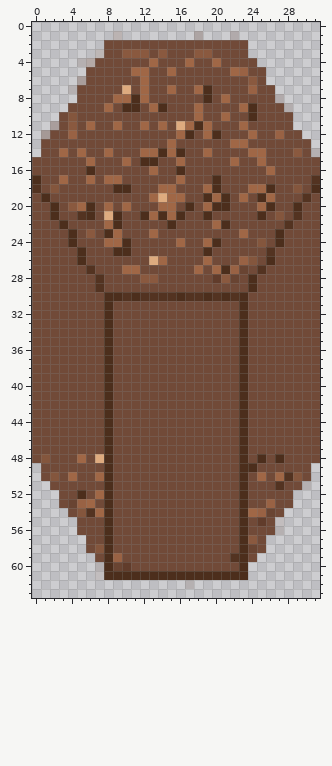
Two versions of one pixel-art sprite, RetributionOnline/public/images/dirtHex2.png. Above: the version before the commit.
The file is 32x64 pixels. Pixels under 10% opacity are left out. Colours within 5 levels of each other are drawn and written as one.
And afterwards:
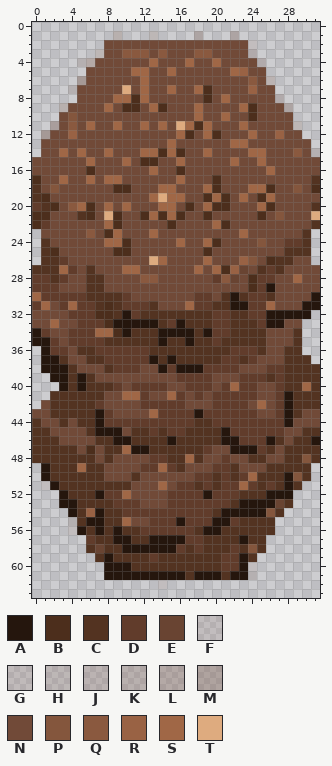
Palette (. is transparent): A #25160d  B #4c2e1c  C #533321  D #613c2b  E #694432  F #714a381f  G #714a3825  H #714a382b  J #714a3832  K #714a3839  L #714a3846  M #714a3852  N #714a38  P #84563d  Q #8a593f  R #996244  S #a06746  T #deab7f
The exact change:
y 1: x 9 J -> K; x 13 . -> H; x 22 H -> K
y 2: x 24 . -> F
y 3: x 24 . -> H
y 4: x 25 . -> H
y 6: x 5 L -> M; x 26 . -> J
y 9: x 3 . -> K; x 28 G -> K
y 11: x 29 . -> H
y 19: x 0 N -> C; x 30 C -> N
y 20: x 0..1 NN -> DC; x 29 B -> N; x 31 N -> C
y 21: x 0..2 NNB -> BBN; x 29 C -> N; x 31 N -> T
y 22: x 0..1 NN -> BD; x 3 B -> N; x 28 C -> N; x 31 N -> C
y 23: x 0 N -> .; x 4 B -> N; x 27 B -> N; x 30..31 NN -> C.
y 24: x 0..1 NN -> .C; x 4 B -> N; x 27..31 BNNNN -> NDDC.
y 25: x 0..2 NNN -> .CB; x 5 B -> N; x 26 C -> N; x 28..31 NNNN -> CCC.
y 26: x 0..3 NNNN -> .CCD; x 5 B -> N; x 27..28 NN -> CC; x 31 N -> .
y 27: x 0..4 NNNNN -> CCCSD; x 26..27 NN -> DC
y 28: x 0..3 NNNN -> DDCD; x 6 N -> C; x 25..26 NN -> DD; x 29 N -> S
y 29: x 0..2 NNN -> DDD; x 6 N -> C; x 25..26 NN -> DA
y 30: x 0..26 NNNNNNNNBBCBCCCCBCCBCBCBNNN -> SDDDDDCCCCDNNNNNNNDDNCACDDC; x 31 N -> A
y 31: x 0..1 NN -> DS; x 3..7 NNNNN -> DSDDC; x 9..13 NNNNN -> CDDDC; x 17..26 NNNNNNBNNN -> SDDCCAADDS; x 30..31 NN -> AA
y 32: x 4..7 NNNN -> DDDB; x 9..31 NNNNNNNNNNNNNNBNNNNNNNN -> CADCCCCCCCCDDCCDDAAAAA.
y 33: x 2 N -> S; x 5..7 NNN -> DDD; x 9..27 NNNNNNNNNNNNNNBNNNN -> AAAAACDACCCDDCCCDAA; x 30..31 NN -> ..
y 34: x 0..1 NN -> AD; x 4..25 NNNNBNNNNNNNNNNNNNNBNN -> DDDSSBACCCAAAACADDCCCC; x 29..31 NNN -> C..
y 35: x 0..2 NNN -> AAD; x 4..25 NNNNBNNNNNNNNNNNNNNBNN -> DDDDCCCCCCACCACCDCCCCC; x 29..31 NNN -> C..
y 36: x 0..3 NNNN -> .ADD; x 5..25 NNNBNNNNNNNNNNNNNNBNN -> CCDDDDDDCCCCCCCCCDDDC; x 28..31 NNNN -> CC..
y 37: x 0..3 NNNN -> .AAC; x 6..24 NNBNNNNNNNNNNNNNNBN -> CCDDDDDACACCCCCDDCD; x 28..31 NNNN -> CCC.
y 38: x 0..4 NNNNN -> .AAAC; x 8..11 BNNN -> CDDD; x 14..23 NNNNNNNNNB -> ADAAADDDDN; x 26..31 NNNNNN -> DDCCCC
y 39: x 0..6 NNNNNNN -> ..AACAC; x 8 B -> N; x 16..19 NNNN -> DDDD; x 23..31 BNNNNNNNN -> DDDCDCCCC
y 40: x 0..9 NNNNNNNNBN -> ...ACACCCD; x 11..14 NNNN -> DDDD; x 17..19 NNN -> DDD; x 21..24 NNBN -> DSDD; x 27..31 NNNNN -> DCCSC
y 41: x 0..8 NNNNNNNNB -> ..CCCCCCN; x 10..12 NNN -> SSD; x 15..16 NN -> SD; x 18 N -> D; x 20..24 NNNBN -> DDDDD; x 27..31 NNNNN -> DACCC
y 42: x 0 N -> .; x 2..8 NNNNNNB -> CCCCCDN; x 12..16 NNNNN -> DDDDD; x 20..23 NNNB -> DDDD; x 25 N -> S; x 27..31 NNNNN -> DACCC
y 43: x 2..8 NNNNNNB -> CCCCCAD; x 13..24 NNNNNNNNNNBN -> SDDDDADDDDDD; x 27..29 NNN -> DAC
y 44: x 0 N -> C; x 3 N -> C; x 5..28 NNNBNNNNNNNNNNNNNNBNNNNN -> CCADDDDDDDDDDCCDDDDDDDDA
y 45: x 0..1 NN -> CC; x 6..9 NNBN -> CAAA; x 11..27 NNNNNNNNNNNNBNNNN -> CCDCDDCCCCADDDDDD; x 30..31 NN -> CC
y 46: x 0..2 NNN -> CCC; x 7..27 NBNNNNNNNNNNNNNNBNNNN -> CCAACCCCACCCCCAADDDAC; x 29..31 NNN -> CCA
y 47: x 0..4 NNNNN -> CCCCC; x 6 N -> B; x 8..19 BNNNNNNNNNNN -> CCSAACCCCCCD; x 22..26 NBNNN -> AAADC; x 28..31 NNNN -> CCCC
y 48: x 0..8 NPNNNSNTB -> CCCCCCCNC; x 13..18 NNNNNN -> DDCCSC; x 21 N -> D; x 23..25 BNB -> NCC; x 27..31 BNNNN -> NCCPC
y 49: x 1..8 NNNNNNNB -> ACCCSCCN; x 12..16 NNNNN -> DDSDC; x 20..24 NNNBB -> DDCNN; x 26..30 NNNNN -> CCCCC
y 50: x 1..8 NPNSNNSB -> ACCCCCCN; x 11 N -> C; x 18..28 NNNNNBNSNSC -> DDCDCDSCCCA; x 30 N -> C
y 51: x 1..10 .NNNNNNBNN -> FACCCCCCCC; x 14 N -> S; x 16..26 NNNNNNNBNNN -> DDCDCDDSDCD; x 28..30 NNF -> AC.
y 52: x 3..10 NNBNSBNN -> ACCCADDS; x 15..28 NNNNNNNNBNNNNN -> DDDDADDDCCCAAA
y 53: x 3..11 NERSNBNNN -> AACCCCDDD; x 15..28 NNNNNNNNBNNRNN -> DDDDDDDCAAAAEC
y 54: x 4..27 NPCSBNNNNNNNNNNNNNNBSREN -> ACRACCDDDDDDDDDDCAAAAAPC
y 55: x 4..10 .NNNBNN -> FCAACCS; x 13..27 NNNNNNNNNNBNDNF -> DDDADDDAADCCCC.
y 56: x 4..27 .NNNBNNNNNNNNNNNNNNBNNNF -> FACACACCDDDDDDCAACCCCCC.
y 57: x 6..25 NNBNNNNNNNNNNNNNNBQN -> DCCAACCAAAADDCCCCACC
y 58: x 6..25 NPBNNNNNNNNNNNNNNBEN -> CECCAAAAAADCDCCCDCPC
y 59: x 7..24 NBRNNNNNNNNNNNNCBN -> CACCCCDCCCCCCCDDAC
y 60: x 7..24 FBEDNNNNNNNNNNNNB. -> .AAACCCCCCCCCCDDAF
y 61: x 7..24 FBBBBBBBBBBBBBBBB. -> .AAAAAAAAACAAACAAF
y 62: x 14 . -> F; x 17 F -> .
